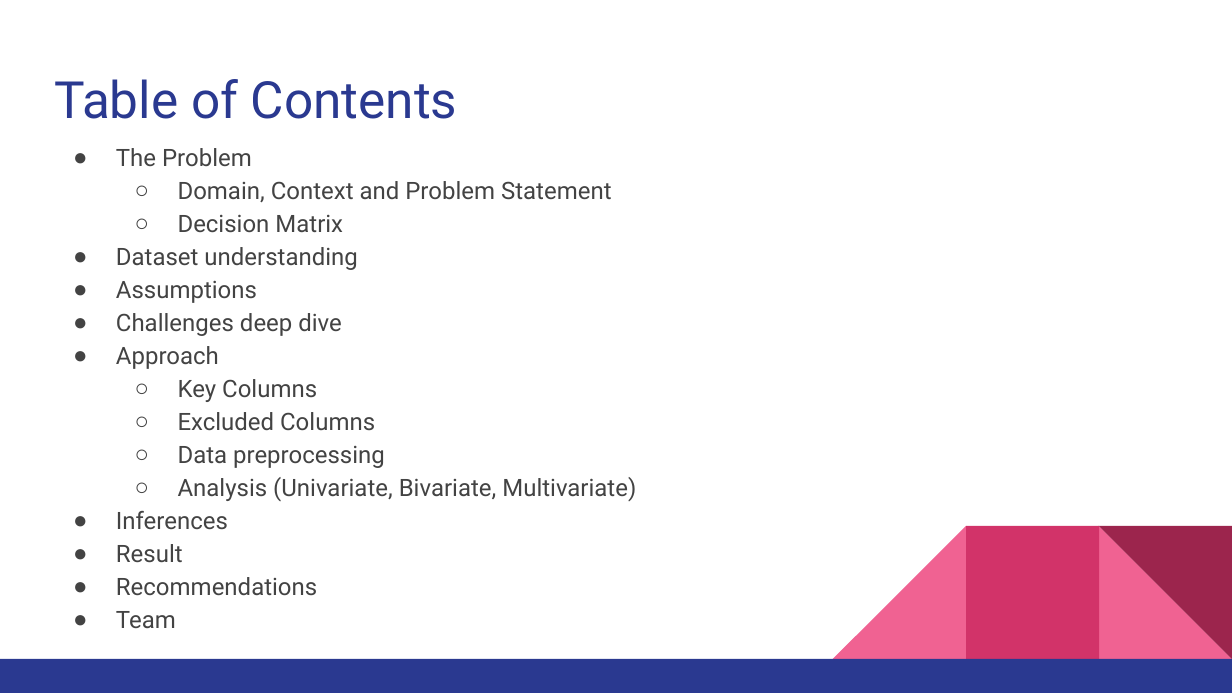
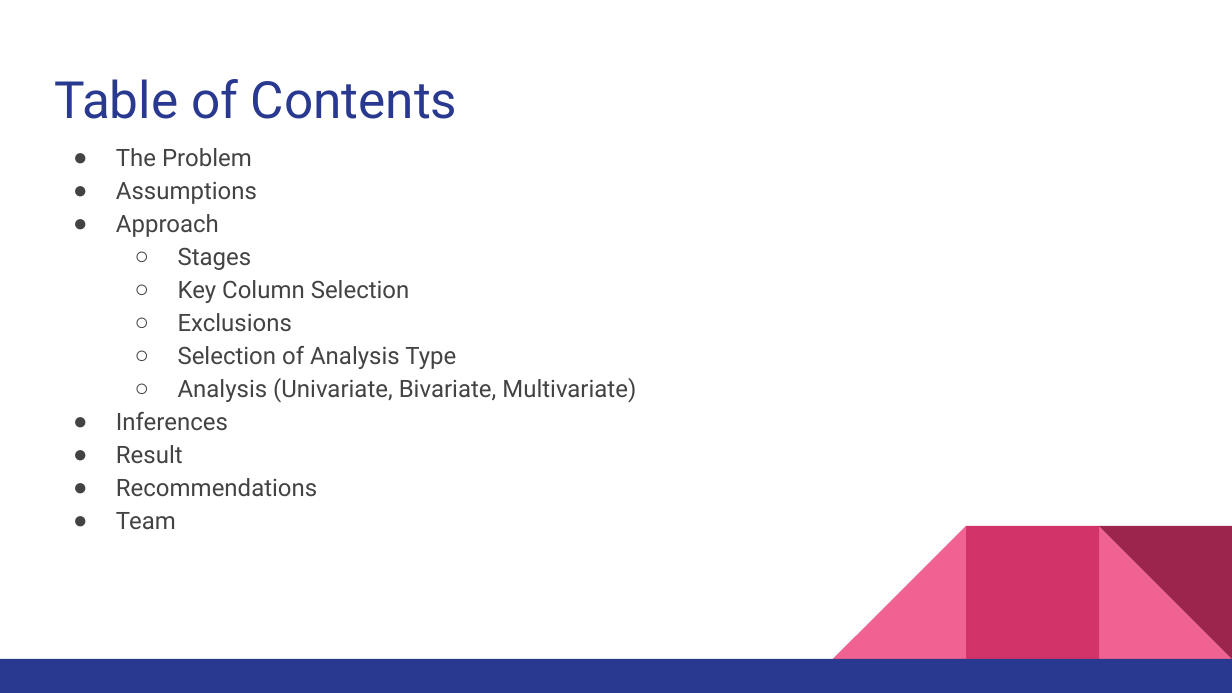
Before and after one commit to RamanPndy/LendingClubCaseStudy, a slide deck: slide 2 of Lending Club Case study.pptx. Drawn at 1232x693 pixels with LibreOffice and Linux fonts; fonts in the diff are those of the drawing. Boxes give left, top, right and bottom in pixels: in the first picture for what was removed or moved away, otherwise in the second. Text is boxed around its words. In the diff, an @@ line names an element or a change of style, - is before the commit and + after.

Commit message:
Updated content slide

```diff
--- a/Lending Club Case study.pptx
+++ b/Lending Club Case study.pptx
@@ text at bbox=[116, 181, 612, 270]: paragraphs removed @@
-  ○ Domain, Context and Problem Statement
-  ○ Decision Matrix
-● Dataset understanding
@@ text at bbox=[178, 247, 456, 369]: text changed @@
-  ○ Key Columns
-  ○ Excluded Columns
-  ○ Data preprocessing
+  ○ Stages
+  ○ Key Column Selection
+  ○ Exclusions
+  ○ Selection of Analysis Type
@@ text at bbox=[116, 313, 342, 336]: paragraph removed @@
-● Challenges deep dive
```
Also in this commit, not shown: 2 other slides changed, 1 other file.
